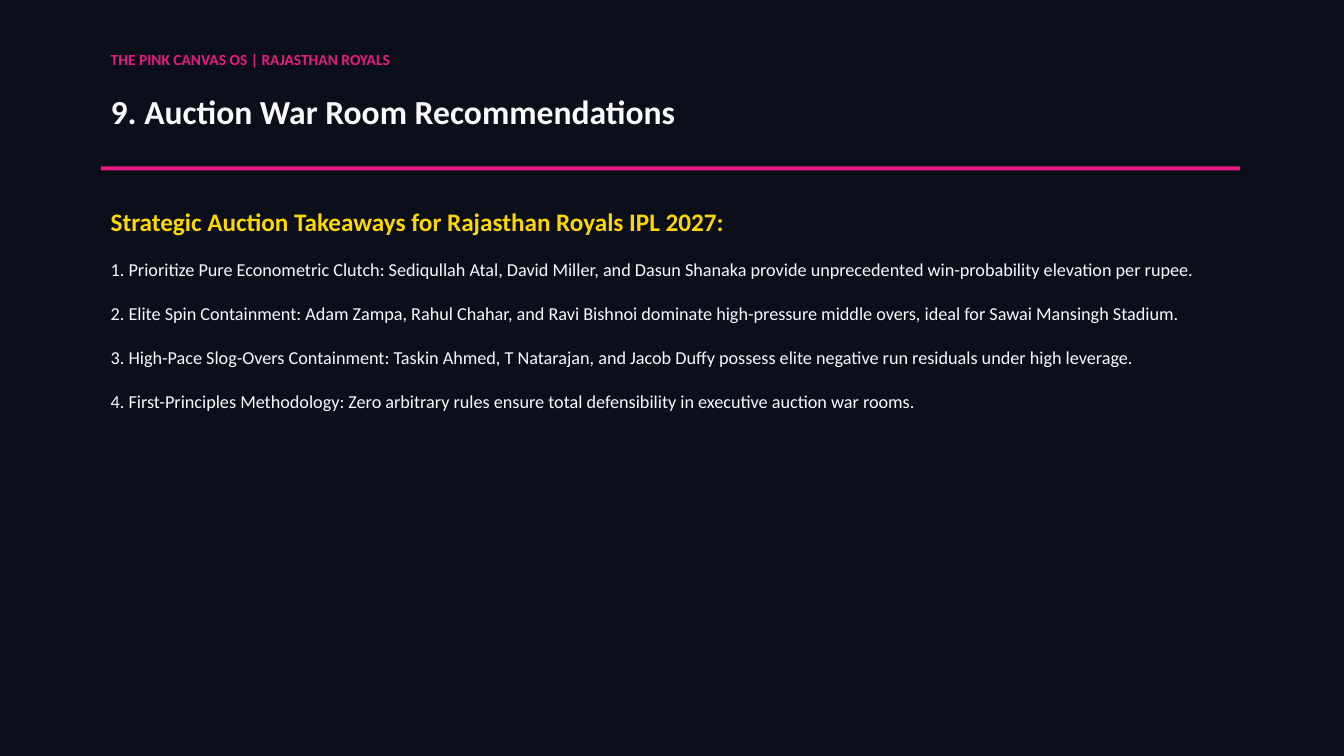
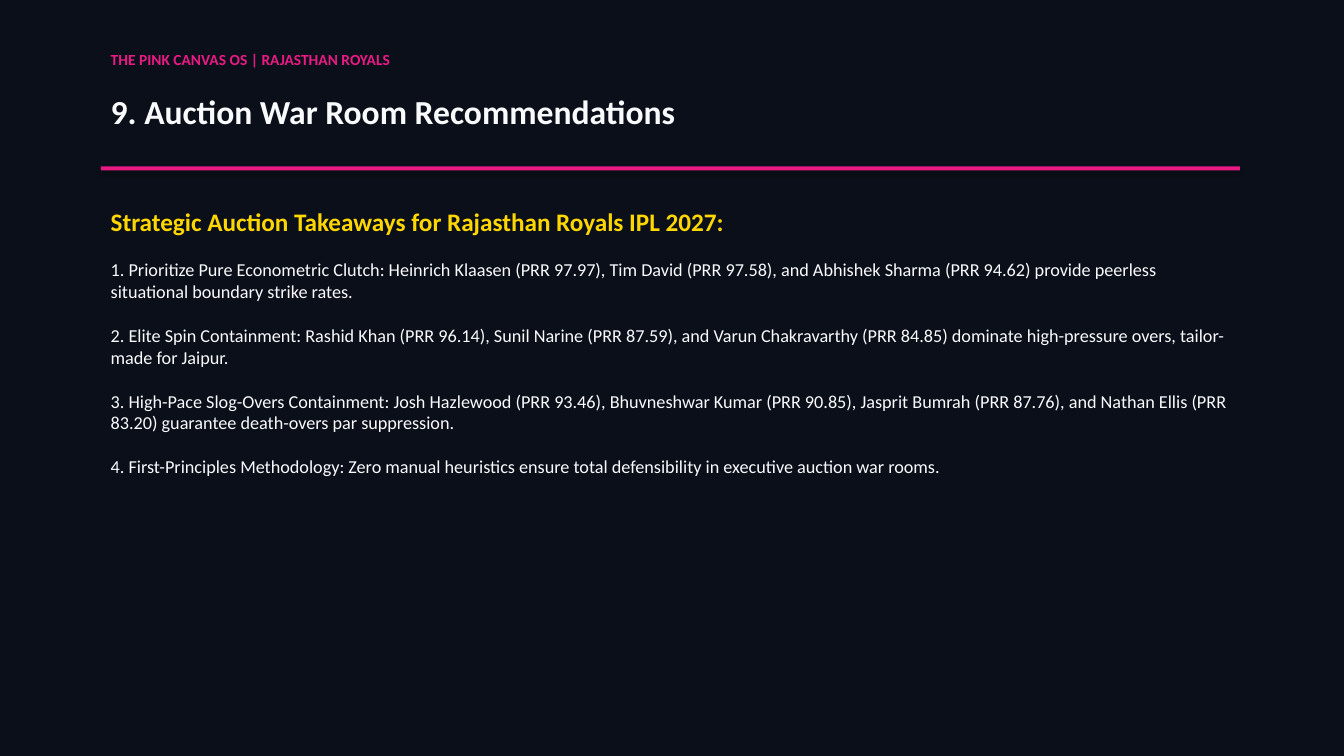
Before and after one commit to passionate-coder26/SupeRR-selector, a slide deck: slide 10 of assets/SupeRR_Selector_S2_Methodology_Report.pptx. Drawn at 1344x756 pixels with LibreOffice and Linux fonts; fonts in the diff are those of the drawing. Boxes give left, top, right and bottom in pixels: in the first picture for what was removed or moved away, otherwise in the second. Text is boxed around its words. In the diff, an @@ line names an element or a change of style, - is before the commit and + after.

Commit message:
Implement Option B: Pure first-principles empirical econometric ML pipeline with zero manual constants

```diff
--- a/assets/SupeRR_Selector_S2_Methodology_Report.pptx
+++ b/assets/SupeRR_Selector_S2_Methodology_Report.pptx
@@ text at (111, 263, 1227, 476): text changed @@
-1. Prioritize Pure Econometric Clutch: Sediqullah Atal, David Miller, and Dasun Shanaka provide unprecedented win-probability elevation per rupee.
-2. Elite Spin Containment: Adam Zampa, Rahul Chahar, and Ravi Bishnoi dominate high-pressure middle overs, ideal for Sawai Mansingh Stadium.
-3. High-Pace Slog-Overs Containment: Taskin Ahmed, T Natarajan, and Jacob Duffy possess elite negative run residuals under high leverage.
-4. First-Principles Methodology: Zero arbitrary rules ensure total defensibility in executive auction war rooms.
+1. Prioritize Pure Econometric Clutch: Heinrich Klaasen (PRR 97.97), Tim David (PRR 97.58), and Abhishek Sharma (PRR 94.62) provide peerless situational boundary strike rates.
+2. Elite Spin Containment: Rashid Khan (PRR 96.14), Sunil Narine (PRR 87.59), and Varun Chakravarthy (PRR 84.85) dominate high-pressure overs, tailor-made for Jaipur.
+3. High-Pace Slog-Overs Containment: Josh Hazlewood (PRR 93.46), Bhuvneshwar Kumar (PRR 90.85), Jasprit Bumrah (PRR 87.76), and Nathan Ellis (PRR 83.20) guarantee death-overs par suppression.
+4. First-Principles Methodology: Zero manual heuristics ensure total defensibility in executive auction war rooms.
```
Also in this commit, not shown: 8 other slides changed, 14 other files.
